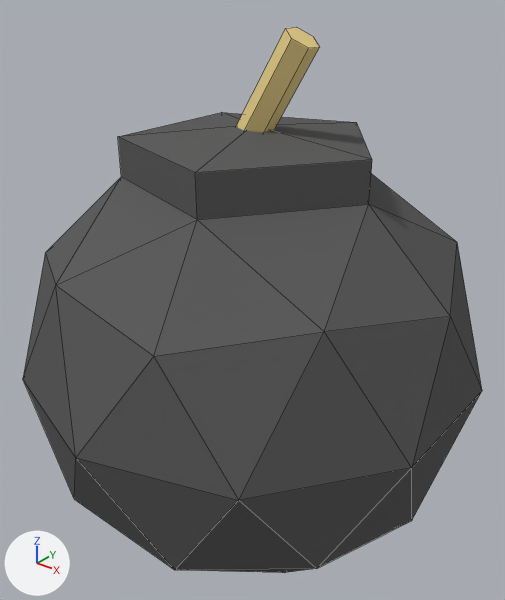
Two versions of the Blender file Mouse Training for You/Assets/Models/Bomb.blend, one commit apart.
Before and after are seen from a camera (50 mm lens) standing at (1.73, -2.16, 1.58) and looking at (-0.02, 0.02, 0.23). Lighting does not change. The marker at lower left points along +X, +Y and +Z. Mesh edges are drawn as thin lines.

The older version as bpy lines, for what is in view:
```python
me_icosphere = bpy.data.meshes.new('Icosphere')
me_icosphere.from_pydata(...)  # 59 vertices, 93 faces; spans x -0.95..0.95, y -1.0..1.0, z -1.0..1.37
# faces by material slot: [85, 8]
me_icosphere.materials.append(mat_bomb)  # dark grey #5f5f5f
me_icosphere.materials.append(mat_line)  # yellow #e7d08c
ob_bomb = bpy.data.objects.new('Bomb', me_icosphere)
ob_bomb.location = (0.0, 0.0, 0.0)
```
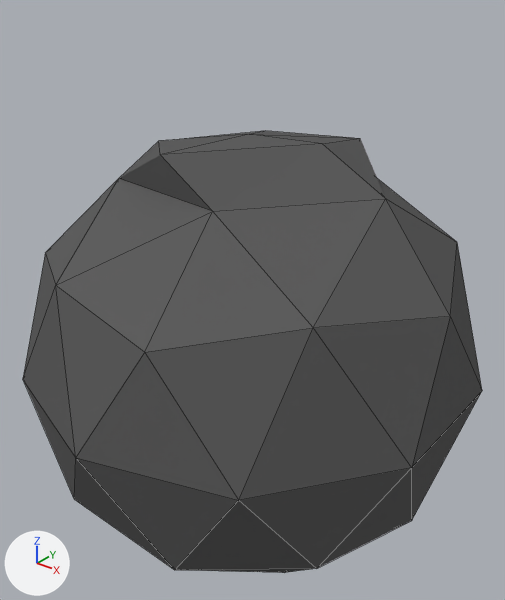
Edits to the scene script, one JSON object a line:
```json
{"block": "me_icosphere", "where": "# used by ob_bomb; location = (0.0, 0.0, 0.0)"}
{"op": "remove", "block": "me_icosphere", "code": "me_icosphere.from_pydata(...)  # 59 vertices, 93 faces; spans x -0.95..0.95, y -1.0..1.0, z -1.0..1.37"}
{"op": "add", "block": "me_icosphere", "code": "me_icosphere.from_pydata(...)  # 59 vertices, 93 faces; spans x -0.95..0.95, y -1.0..1.0, z -1.01..0.97"}
{"block": "me_icosphere", "change": "me_icosphere part 1: 24 of 59 vertices moved; they spanned x -0.43..0.69, y -0.85..0.51, z 0.45..1.37 and now span x -0.45..0.65, y -0.85..0.51, z -1.01..0.97; mean shift (-0.01, 0.02, -0.71); largest move (0.22, -0.06, 1.34) -> (0.16, -0.06, -0.74)"}
```

Pixel boxes [x1, y1, x2, y2] of what changed, in the pictures (505 x 600 px; the box of a moved part takes in the faces that stretch with it):
```json
{"object": "Bomb", "change": "reshaped", "before": [23, 27, 482, 573], "after": [23, 131, 482, 573], "on screen": "19% shorter"}
{"part": 1, "of": "me_icosphere", "change": "moved or reshaped", "before": [49, 27, 454, 480], "after": [49, 131, 454, 480]}
```
